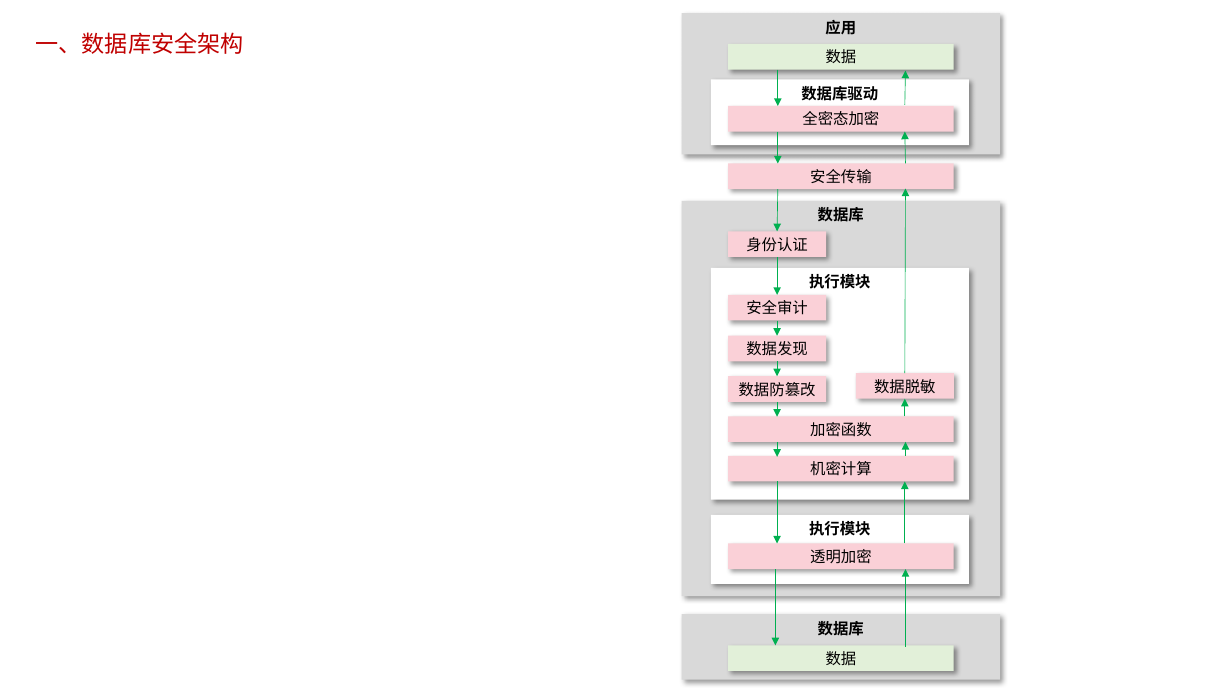
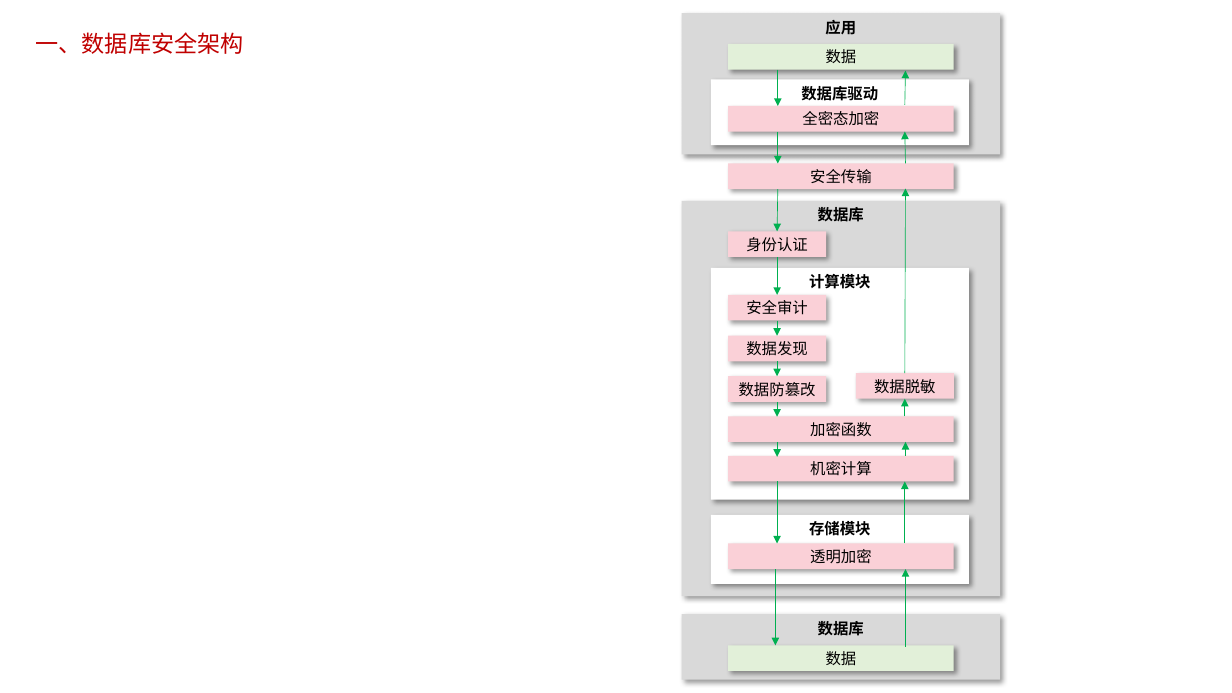
Before and after one commit to poorkk/lorand, a slide deck: slide 28 of source/doc/数据库安全.pptx. Drawn at 1232x693 pixels with LibreOffice and Linux fonts; fonts in the diff are those of the drawing. Boxes give left, top, right and bottom in pixels: in the first picture for what was removed or moved away, otherwise in the second. Text is boxed around its words. In the diff, an @@ line names an element or a change of style, - is before the commit and + after.

Commit message:
update ppt

```diff
--- a/source/doc/数据库安全.pptx
+++ b/source/doc/数据库安全.pptx
@@ text in rectangle at [809,274,871,289]: text changed @@
-执行模块
+计算模块
@@ text in rectangle at [809,521,871,536]: text changed @@
-执行模块
+存储模块
```
Also in this commit, not shown: 2 other slides changed, 1 other file.
